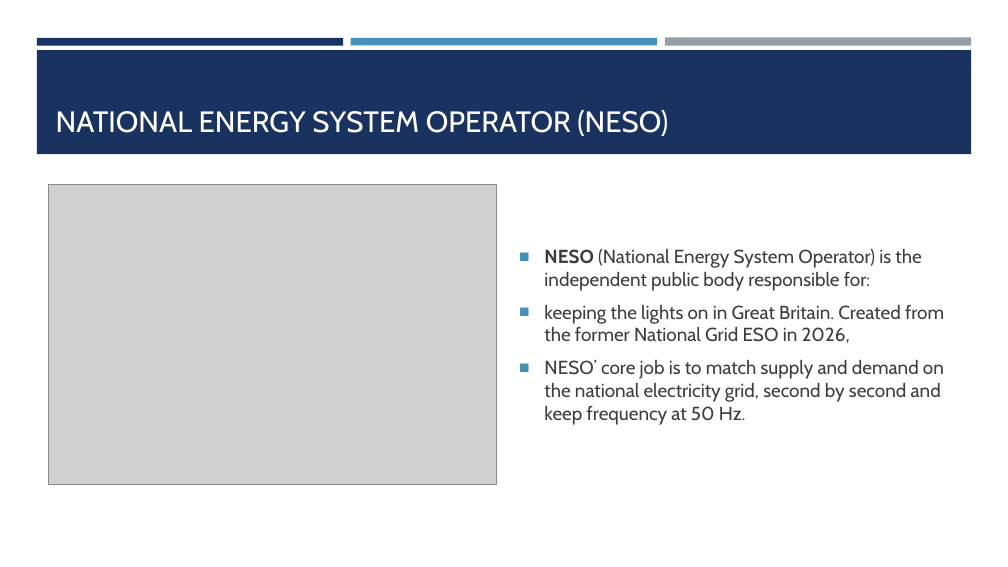
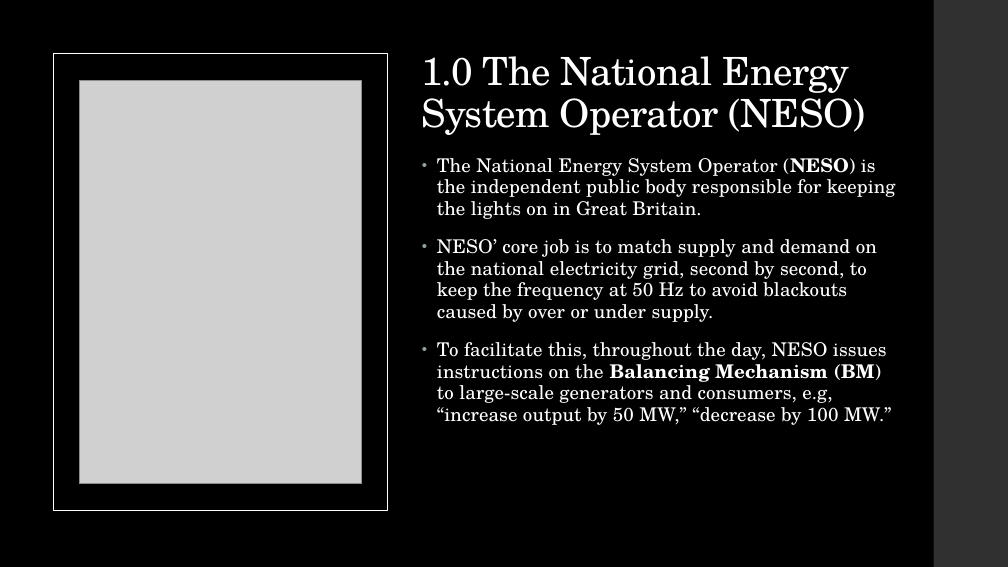
Before and after one commit to samhsforrest-collab/UK-Embedded-Solar-2026, a slide deck: slide 3 of presentation/UK Embedded Solar Generation.pptx (slide 4 before the commit). Drawn at 1008x567 pixels with LibreOffice and Linux fonts; fonts in the diff are those of the drawing; grey boxes stand for pictures. Boxes give left, top, right and bottom in pixels: in the first picture for what was removed or moved away, otherwise in the second. Text is boxed around its words. In the diff, an @@ line names an element or a change of style, - is before the commit and + after.

```diff
--- a/presentation/UK Embedded Solar Generation.pptx
+++ b/presentation/UK Embedded Solar Generation.pptx
@@ background #FFFFFF to #000000 @@
@@ rectangle added at bbox=[934, 0, 1008, 567], fill #303030 @@
@@ rectangle removed at bbox=[37, 38, 343, 45] @@
@@ rectangle removed at bbox=[37, 50, 972, 154] @@
@@ rectangle added at bbox=[53, 54, 388, 510], outline #FFFFFF 1.1 pt @@
@@ rectangle removed at bbox=[351, 38, 657, 45] @@
@@ title at bbox=[421, 56, 865, 135]: text changed; size 28 to 37 pt; font Cabin to TeX Gyre Schola @@
-NATIONAL ENERGY SYSTEM OPERATOR (NESO)
+1.0 The National Energy System Operator (NESO)
@@ rectangle removed at bbox=[665, 38, 971, 46] @@
@@ picture: place and size @@
-picture at bbox=[48, 185, 497, 484]
+picture at bbox=[79, 80, 361, 484]
@@ text "The National Energy System Operator ..." at bbox=[437, 158, 896, 425]: vertical alignment middle to top @@
@@ text at bbox=[437, 158, 896, 425]: text changed; font Cabin to TeX Gyre Schola; text colour #3D3D3D to #FFFFFF @@
-■ NESO (National Energy System Operator) is the independent public body responsible for:
-■ keeping the lights on in Great Britain. Created from the former National Grid ESO in 2026,
-■ NESO’ core job is to match supply and demand on the national electricity grid, second by second and keep frequency at 50 Hz.
+• The National Energy System Operator (NESO) is the independent public body responsible for keeping the lights on in Great Britain.
+• NESO’ core job is to match supply and demand on the national electricity grid, second by second, to keep the frequency at 50 Hz to avoid blackouts caused by over or under supply.
+• To facilitate this, throughout the day, NESO issues instructions on the Balancing Mechanism (BM) to large-scale generators and consumers, e.g, “increase output by 50 MW,” “decrease by 100 MW.”
```
Also in this commit, not shown: 3 other slides changed, 12 slides added, 3 slides removed, 8 other files.
